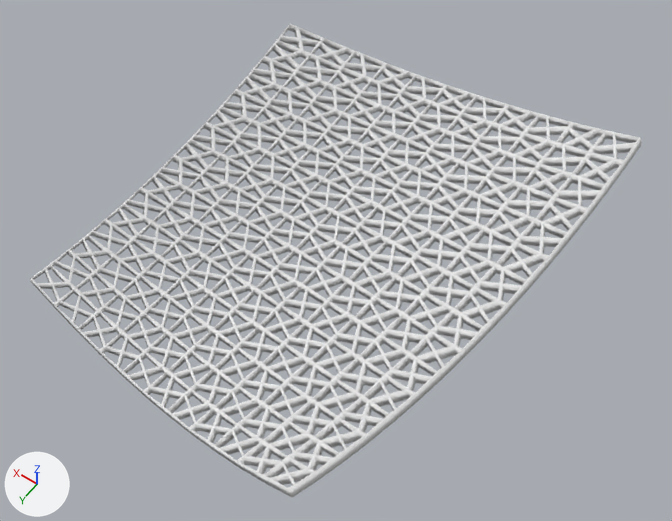
A saved change to the glTF model assets/samplescreen.glb.
Before and after are seen from a 50 mm lens placed at (-3.9, 5.3, 8.08), pointed at (-0.24, 0.17, 0.02). Every picture has the same lights, and +X, +Y and +Z are marked at lower left. Where no turn or scale is listed for an object, it has been applied to the vertices.

The older version as bpy lines, for what is in view:
```python
me_mesh_0 = bpy.data.meshes.new('Mesh_0')
me_mesh_0.from_pydata(...)  # 7150 vertices, 17112 faces; spans x -2.32..2.27, y -3.02..2.8, z 0.0..0.59
ob_0 = bpy.data.objects.new('0', me_mesh_0)
ob_0.location = (0.0, 0.0, 0.0)
```
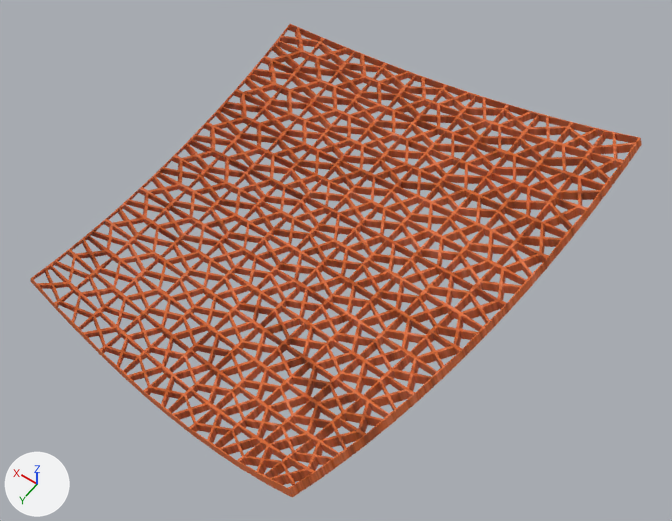
Where the change shows, as pixel boxes (x1, y1, x2, y2) in the pictures (672 x 521 px):
```json
{"object": "0", "change": "recoloured, shading changed", "before": [30, 24, 642, 498], "after": [30, 24, 642, 498], "on screen": "white to brown"}
```

The change, as JSON lines over the scene's bpy script:
```json
{"op": "add", "block": "img_image_0", "code": ["img_image_0 = load_image('Image_0', '_unpacked/Image_0', 900, 900, 'sRGB')"]}
{"op": "add", "block": "mat_material_0", "code": ["mat_material_0 = bpy.data.materials.new('Material_0')", "# colours: pink #ffc4dc", "# uses the picture img_image_0"]}
{"block": "me_mesh_0", "where": "me_mesh_0.from_pydata(...)  # 7150 vertices, 17112 faces; spans x -2.32..2.27, y -3.02..2.8, z 0.0..0.59"}
{"block": "me_mesh_0", "where": "# used by ob_0; location = (0.0, 0.0, 0.0)"}
{"block": "me_mesh_0", "change": "me_mesh_0 part 1: all faces are now shaded flat (17112 of 17112 changed)"}
{"op": "add", "block": "me_mesh_0", "code": "me_mesh_0.materials.append(mat_material_0)"}
```
